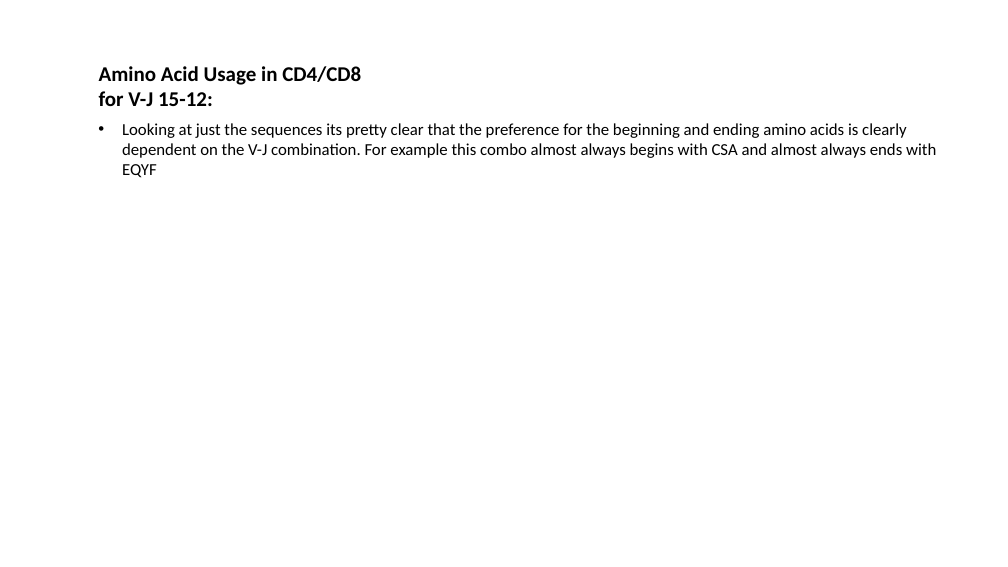
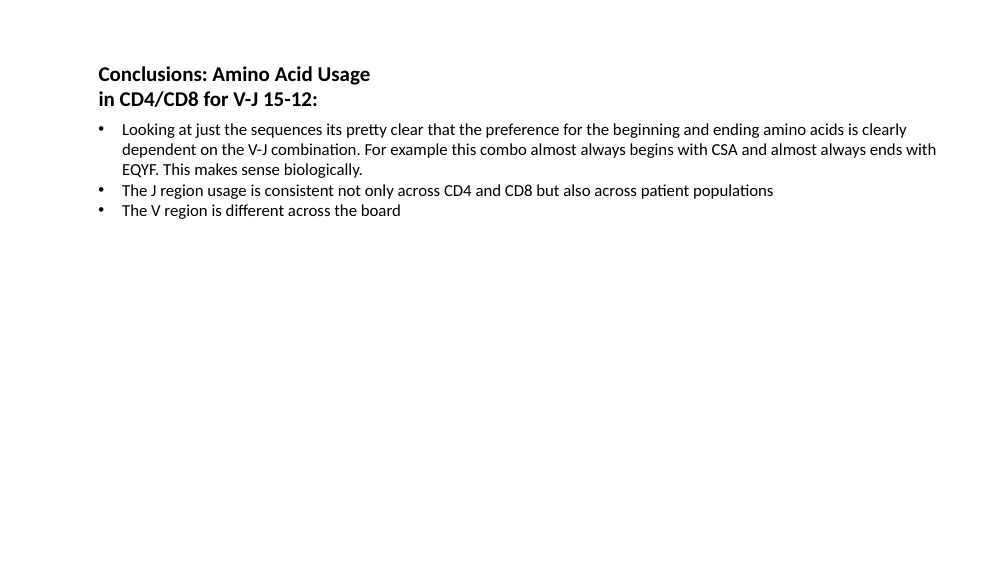
Before and after one commit to innate2adaptive/tcRIP, a slide deck: slide 14 of presentations/algorithm_overview.pptx (slide 12 before the commit). Drawn at 1008x567 pixels with LibreOffice and Linux fonts; fonts in the diff are those of the drawing. Boxes give left, top, right and bottom in pixels: in the first picture for what was removed or moved away, otherwise in the second. Text is boxed around its words. In the diff, an @@ line names an element or a change of style, - is before the commit and + after.

```diff
--- a/presentations/algorithm_overview.pptx
+++ b/presentations/algorithm_overview.pptx
@@ text at [99, 66, 371, 107]: text changed @@
-Amino Acid Usage in CD4/CD8 for V-J 15-12:
+Conclusions: Amino Acid Usage in CD4/CD8 for V-J 15-12:
@@ text at [122, 123, 936, 219]: text changed @@
-• Looking at just the sequences its pretty clear that the preference for the beginning and ending amino acids is clearly dependent on the V-J combination. For example this combo almost always begins with CSA and almost always ends with EQYF
+• Looking at just the sequences its pretty clear that the preference for the beginning and ending amino acids is clearly dependent on the V-J combination. For example this combo almost always begins with CSA and almost always ends with EQYF. This makes sense biologically.
+• The J region usage is consistent not only across CD4 and CD8 but also across patient populations
+• The V region is different across the board
```
Also in this commit, not shown: 2 other slides changed, 6 slides added, 11 other files.
